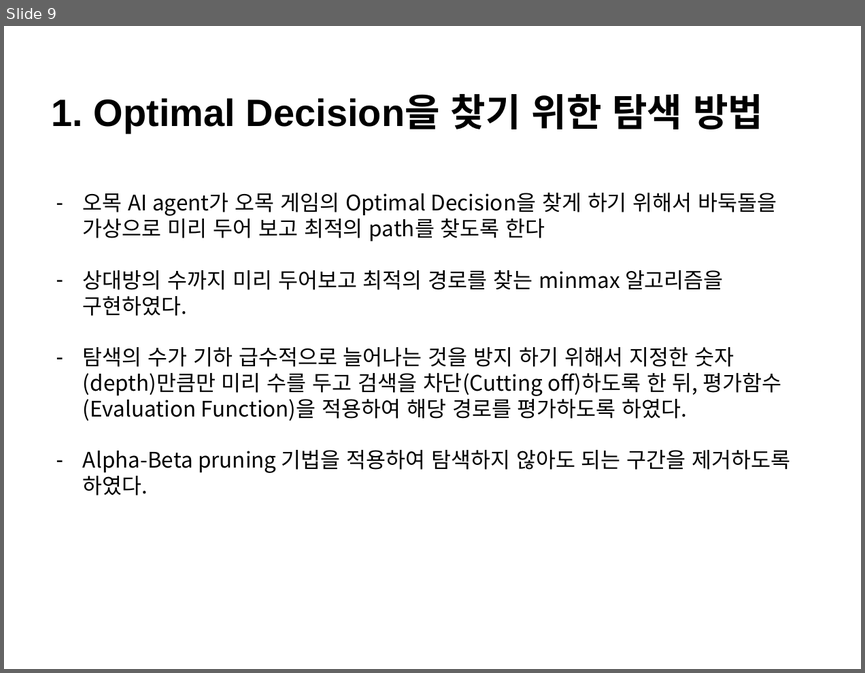
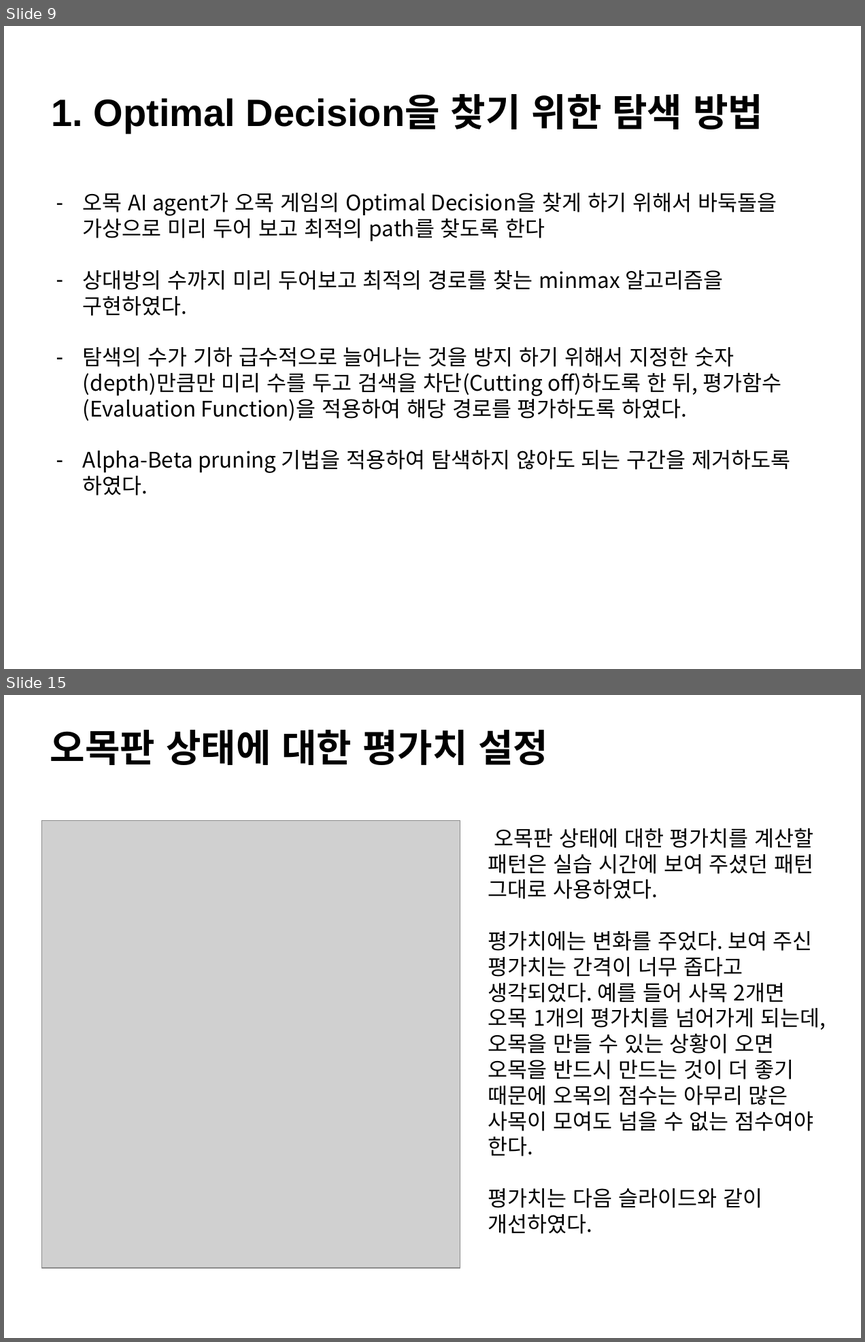
Before and after one commit to ChanJun-Park/AI_Gomoku, a slide deck: 최종보고서.pptx. Shown one above the other, each under a label of ours: slide 9 before the commit, slides 9 and 15 after it; the slides between them are not shown. The pictures are 865x673 and 865x1342 pixels, drawn with LibreOffice and Linux fonts; fonts in the diff are those of the drawing; grey boxes stand for pictures. Boxes give left, top, right and bottom in pixels: in the first picture for what was removed or moved away, otherwise in the second. Text is boxed around its words. In the diff, an @@ line names an element or a change of style, - is before the commit and + after.

```diff
--- a/최종보고서.pptx
+++ b/최종보고서.pptx
@@ slide 15 added at (x1=4, y1=695, x2=861, y2=1338), background #FFFFFF @@
@@ text added at (x1=50, y1=730, x2=548, y2=765), 32 pt, text #000000, bold @@
+오목판 상태에 대한 평가치 설정
@@ picture added at (x1=41, y1=821, x2=460, y2=1268) @@
@@ text added at (x1=488, y1=828, x2=825, y2=1234), 18 pt, text #000000 @@
+오목판 상태에 대한 평가치를 계산할 패턴은 실습 시간에 보여 주셨던 패턴 그대로 사용하였다.
+평가치에는 변화를 주었다. 보여 주신 평가치는 간격이 너무 좁다고 생각되었다. 예를 들어 사목 2개면 오목 1개의 평가치를 넘어가게 되는데, 오목을 만들 수 있는 상황이 오면 오목을 반드시 만드는 것이 더 좋기 때문에 오목의 점수는 아무리 많은 사목이 모여도 넘을 수 없는 점수여야 한다.
+평가치는 다음 슬라이드와 같이 개선하였다.
```
Also in this commit, not shown: 6 slides changed, 6 other slides added, 2 slides removed, 9 other files.
